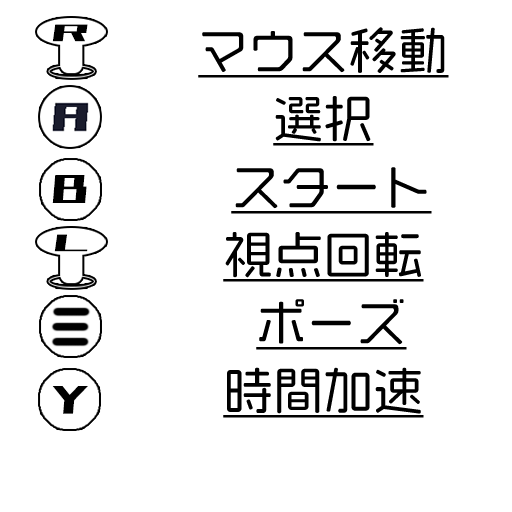
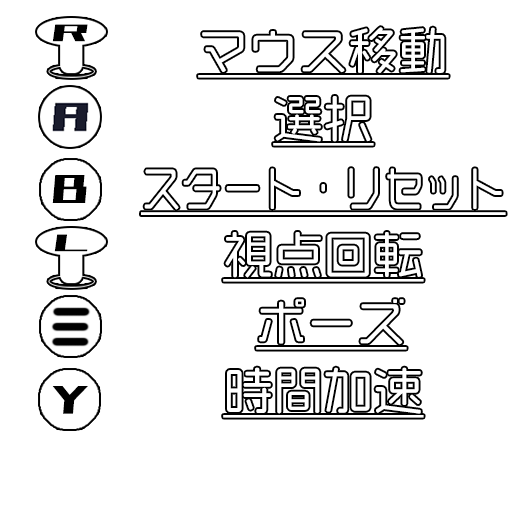
Layer changes from the first 512 x 512 image to the second:
painted on "選択" over [273, 96, 374, 146]
painted on "マウス移動" over [198, 27, 449, 78]
painted on "視点回転" over [223, 232, 424, 282]
painted on "時間加速" over [223, 367, 424, 418]
painted on "ポーズ" over [256, 299, 407, 350]
renamed "スタート" to "スタート・リセット", painted on it over [141, 167, 506, 215]
